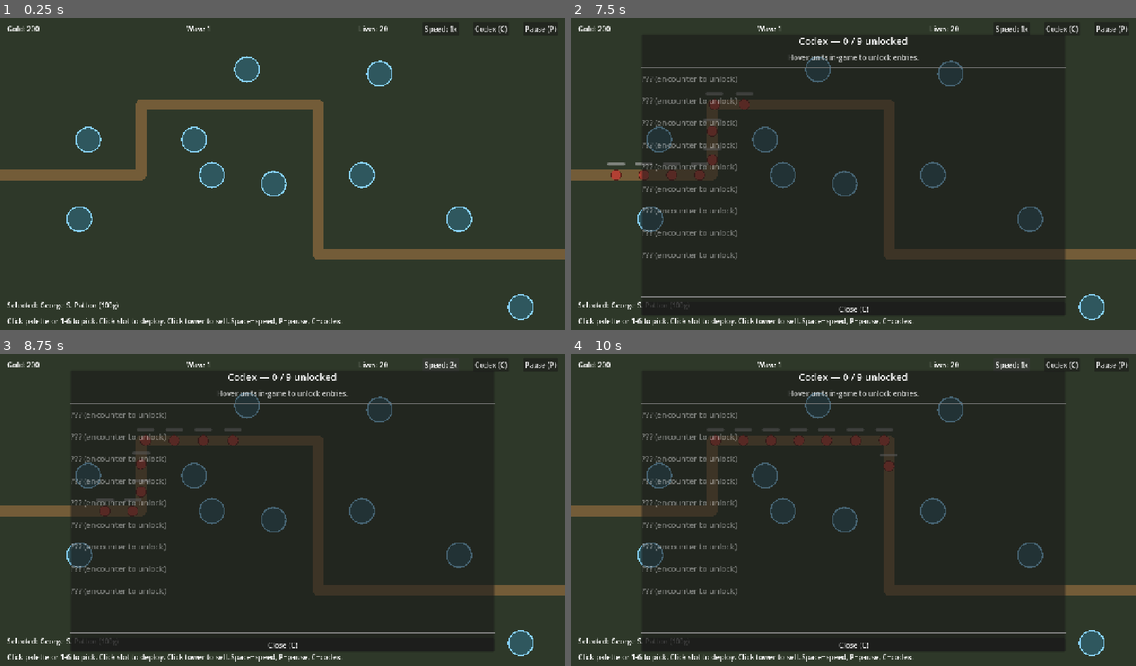
Above: before the commit, frames 1-4 (two rows, left to right).
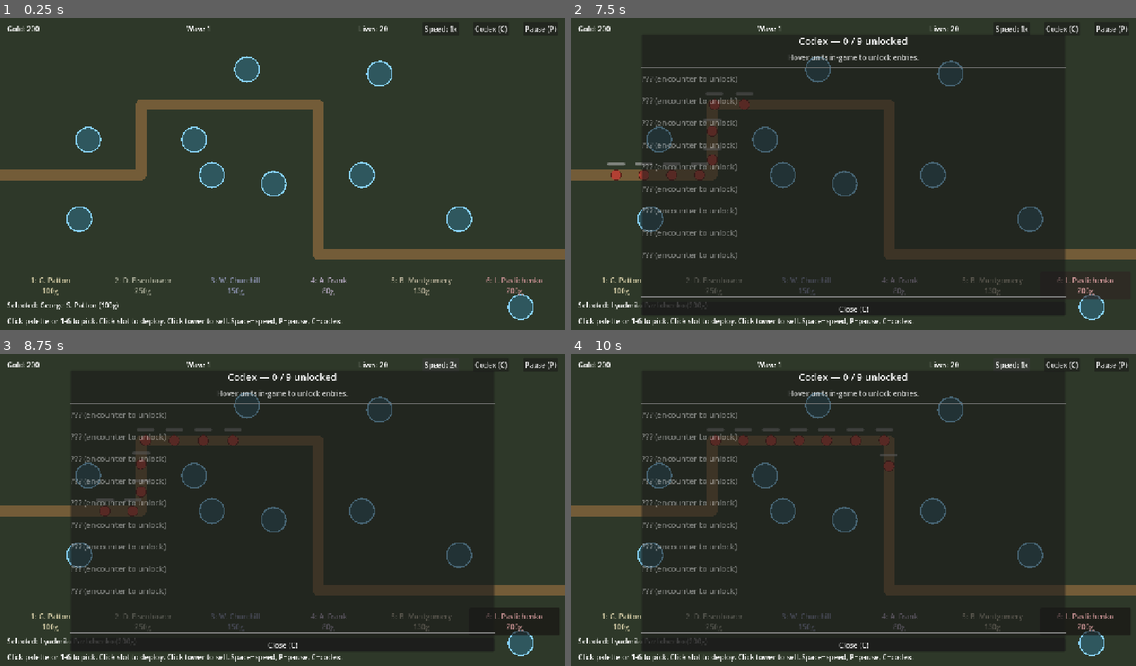
Above: after the commit, the same moments.

Repository: Josh-Buck/wwii-td
Game: Godot game, scene res://scenes/main/Main.tscn
The game is run twice, just before and just after one commit, with the same random seed, the same clock (stepped at 60 frames per second) and the same inputs.
Inputs (mouse positions are in pixels of both pictures, inside the frame that each line leads up to):
- Up to frame 1 (0.25 s): no input
- Up to frame 2 (7.5 s): click "Speed: 1x" at 0.5 s; click "Speed: 2x" at 1.25 s; click "Speed: 4x" at 2 s; click "Codex (C)" at 2.75 s; click (621, 286) at 3.5 s, where only the run after the commit has a clickable "1: G. Patton 100g"; click (712, 286) at 4.25 s, where only the run after the commit has a clickable "2: D. Eisenhower 250g"; click (808, 286) at 5 s, where only the run after the commit has a clickable "3: W. Churchill 150g"; click (898, 286) at 5.75 s, where only the run after the commit has a clickable "4: A. Frank 80g"; click (994, 286) at 6.5 s, where only the run after the commit has a clickable "5: B. Montgomery 130g"; click (1085, 286) at 7.25 s, where only the run after the commit has a clickable "6: L. Pavlichenko 200g"
- Up to frame 3 (8.75 s): click "Speed: 1x" at 8 s
- Up to frame 4 (10 s): click "Speed: 2x" at 8.75 s; click "Speed: 4x" at 9.5 s

The runs differ from the first frame. In frame 1, 0.6% of the frame differs, in the area x 5-96%, y 83-89%; in frame 2, 0.6%; in frame 3, 1.4%, in the area x 5-99%, y 81-94%; in frame 4, 1.4%.
Error before the commit: Cannot call method 'get_child_count' on a null value. (res://scenes/ui/HUD.gd:142)

Commit message:
fix: add missing TowerPalette node to HUD.tscn (root cause of WASM crash)

Diff:
--- a/scenes/ui/HUD.tscn
+++ b/scenes/ui/HUD.tscn
@@ -62,6 +62,13 @@
 offset_bottom = 672.0
 mouse_filter = 2
 text = "Selected: —"
+
+[node name="TowerPalette" type="HBoxContainer" parent="."]
+offset_left = 12.0
+offset_top = 580.0
+offset_right = 1268.0
+offset_bottom = 642.0
+theme_override_constants/separation = 6
 
 [node name="Tooltip" type="PanelContainer" parent="."]
 visible = false
